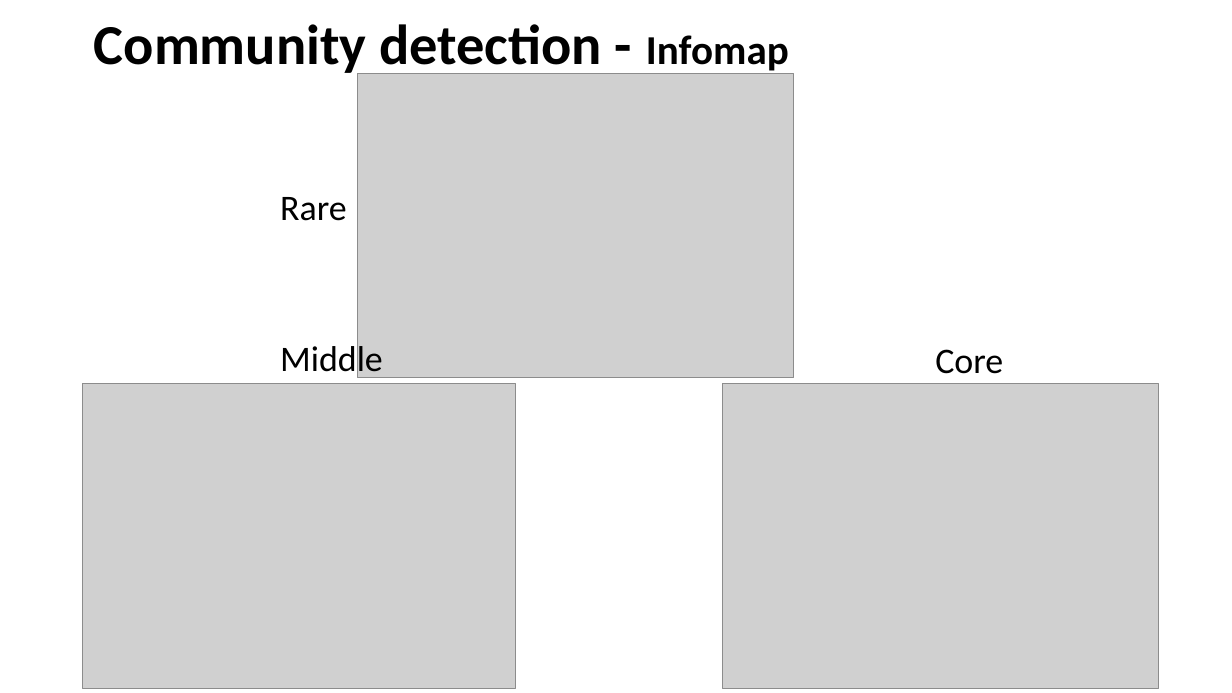
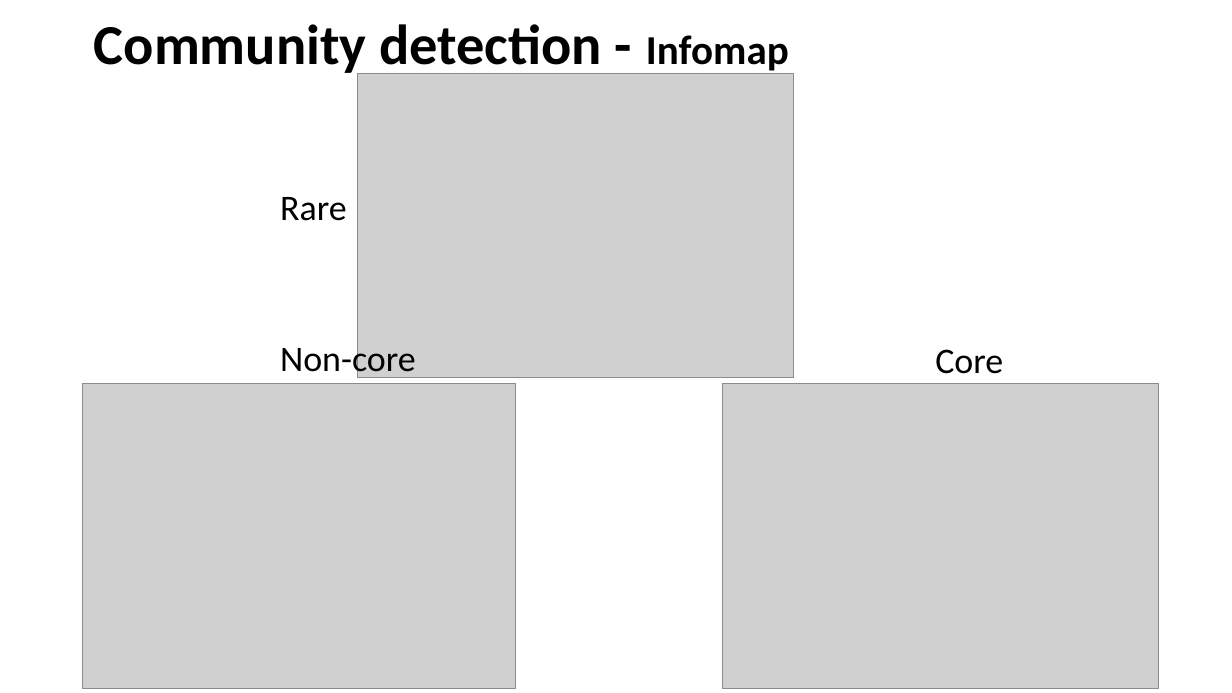
Before and after one commit to Ecological-Complexity-Lab/Microbiome_Structure_Madagascar, a slide deck: slide 15 of presentations/project story.pptx (slide 14 before the commit). Drawn at 1232x693 pixels with LibreOffice and Linux fonts; fonts in the diff are those of the drawing; grey boxes stand for pictures. Boxes give left, top, right and bottom in pixels: in the first picture for what was removed or moved away, otherwise in the second. Text is boxed around its words. In the diff, an @@ line names an element or a change of style, - is before the commit and + after.

```diff
--- a/presentations/project story.pptx
+++ b/presentations/project story.pptx
@@ text at box(280, 341, 416, 380): text changed @@
-Middle
+Non-core
```
Also in this commit, not shown: 12 other slides changed, 3 slides added, 10 slides removed, 1 other file.
